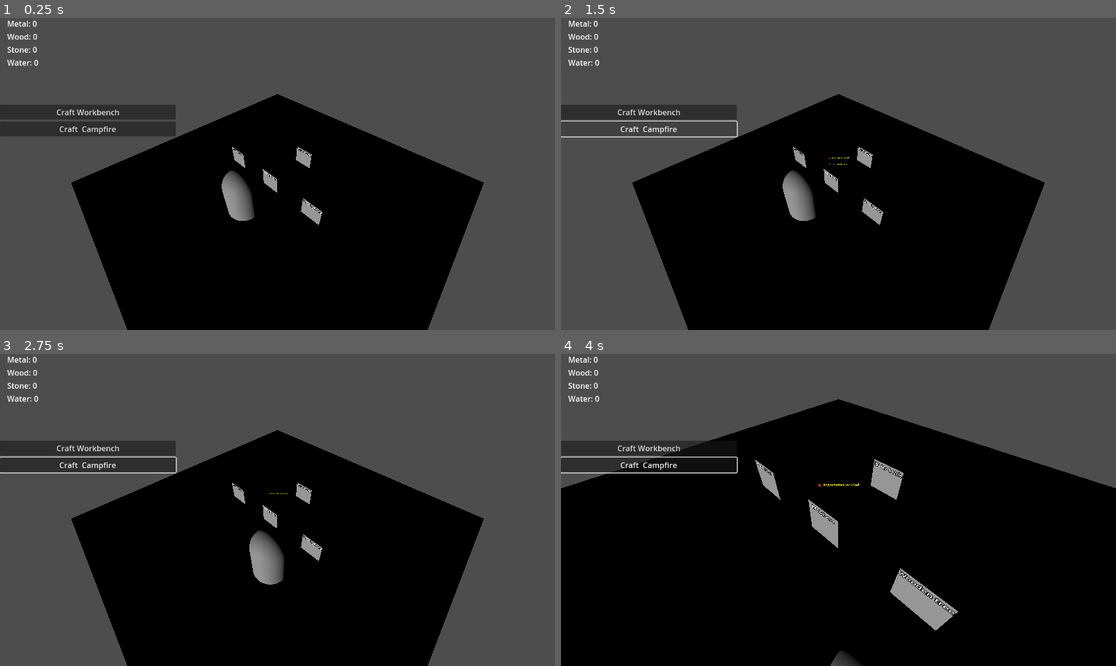
Above: before the commit, frames 1-4 (two rows, left to right).
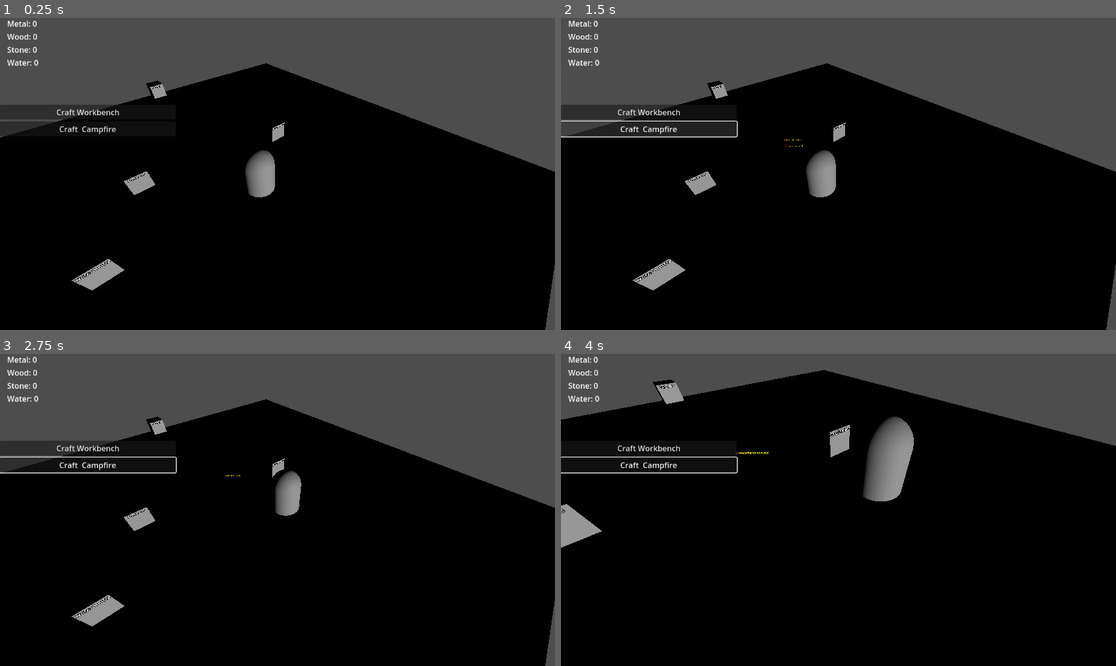
Above: after the commit, the same moments.

Repository: Awvyyy/New-dawn
Game: Godot game, scene res://scenes/main.tscn
The game is run twice, just before and just after one commit, with the same random seed, the same clock (stepped at 60 frames per second) and the same inputs.
Inputs (mouse positions are in pixels of both pictures, inside the frame that each line leads up to):
- Up to frame 1 (0.25 s): no input
- Up to frame 2 (1.5 s): click "Craft Workbench" at 0.5 s; click "Craft Campfire" at 1.25 s
- Up to frame 3 (2.75 s): move the mouse to (399, 494) at 2.02 s; hold D (move_right) from 2.03 s (still down); tap Mouse wheel up (zoom_in) at 2.1 s; click (399, 494) at 2.17 s; tap Mouse wheel down (zoom_out) at 2.3 s
- Up to frame 4 (4 s): release D (move_right) at 2.75 s; drag from (727, 525) to (810, 572) at 2.77 s; tap Enter at 3.5 s; move the mouse to (894, 441) at 3.52 s; hold D (move_right) from 3.53 s (still down); hold Shift from 3.53 s (still down); tap Mouse wheel up (zoom_in) at 3.8 s

The runs differ from the first frame. In frame 1, 32% of the frame differs, in the area x 0-100%, y 14-100%; in frame 2, 32%; in frame 3, 32%; in frame 4, 18%.

Commit message:
работа над стартовым островом игры

Diff:
--- a/scenes/main.tscn
+++ b/scenes/main.tscn
@@ -22,7 +22,7 @@
 script = ExtResource("1_jyhfs")
 
 [node name="Camera3D" type="Camera3D" parent="."]
-transform = Transform3D(0.7071068, -0.5, 0.5, 0, 0.7071068, 0.70710677, -0.7071068, -0.5, 0.5, 10, 15, 10)
+transform = Transform3D(0.7443115, 0.47222897, -0.47222897, 0, 0.70710677, 0.70710677, 0.6678326, -0.5263077, 0.5263077, -7.8578506, 15, 15.672674)
 current = true
 script = ExtResource("2_85g3d")
 
@@ -35,22 +35,22 @@
 transform = Transform3D(1, 0, 0, 0, 1, 0, 0, 0, 1, 0.086391926, 0.5512839, 7.2014704)
 
 [node name="MeshInstance3D" type="MeshInstance3D" parent="Ores"]
-transform = Transform3D(0.6, 0, 0, 0, 0.7, 0, 0, 0, 0.6, 0, -0.39463127, 0)
+transform = Transform3D(1, 0, 0, 0, 1.167, 0, 0, 0, 1, 0, -0.39463127, 0)
 material_override = SubResource("StandardMaterial3D_tbgi4")
 mesh = SubResource("PlaneMesh_0wfyh")
 skeleton = NodePath("../..")
 
 [node name="Metal" parent="Ores" instance=ExtResource("2_0wfyh")]
-transform = Transform3D(2, 0, 0, 0, 2, 0, 0, 0, 2, 0, 0.3, 0)
+transform = Transform3D(2, 0, 0, 0, 2, 0, 0, 0, 2, 0, 0.3, -24.129635)
 
 [node name="Wood" parent="Ores" instance=ExtResource("5_tefeu")]
-transform = Transform3D(2, 0, 0, 0, 2, 0, 0, 0, 2, 5, 0.3, 0)
+transform = Transform3D(2, 0, 0, 0, 2, 0, 0, 0, 2, 6.7781124, 0.38842565, -1.4476094)
 
 [node name="stone" parent="Ores" instance=ExtResource("6_tipki")]
-transform = Transform3D(2, 0, 0, 0, 2, 0, 0, 0, 2, -5, 0.3, 0)
+transform = Transform3D(2, 0, 0, 0, 2, 0, 0, 0, 2, -8.855874, 0.3, -3.8980308)
 
 [node name="water" parent="Ores" instance=ExtResource("7_85g3d")]
-transform = Transform3D(2, 0, 0, 0, 2, 0, 0, 0, 2, 0, 0.3, -5)
+transform = Transform3D(2, 0, 0, 0, 2, 0, 0, 0, 2, -13.4527235, 0.34020406, 3.1410518)
 
 [node name="CanvasLayer" parent="." instance=ExtResource("2_sugp2")]
 
--- a/scripts/CameraStaticZoom.gd
+++ /dev/null
@@ -1,28 +0,0 @@
-extends Camera3D
-
-@export var target_path: NodePath
-@export var zoom_speed: float = 3.0
-@export var min_zoom: float = 0.5
-@export var max_zoom: float = 1.5
-
-var target: Node3D
-var zoom_level: float = 1.0
-
-func _ready():
-	if target_path != NodePath(""):
-		target = get_node(target_path)
-	else:
-		push_warning("⚠ target_path не задан — перетащи сюда World в инспекторе!")
-
-func _process(_delta):
-	if not target:
-		return
-
-	# Зум колёсиком
-	if Input.is_action_just_pressed("zoom_in"):
-		zoom_level = max(zoom_level - 0.1, min_zoom)
-	if Input.is_action_just_pressed("zoom_out"):
-		zoom_level = min(zoom_level + 0.1, max_zoom)
-
-	# Применяем зум: просто масштабируем весь мир
-	target.scale = Vector3.ONE * zoom_level
--- a/scripts/inventoryUI.gd
+++ b/scripts/inventoryUI.gd
@@ -23,7 +23,7 @@
 var selected_item: String
 var max_amount: int = 0
 var drop_target_slot: TextureButton
-var from_slot: TextureButton
+var from_slot_field: TextureButton  # Переименовал поле, чтобы не конфликтовать с параметрами функций
 
 # ===============================
 # READY
@@ -172,7 +172,7 @@
 	var slot = get_slot_under_mouse(get_global_mouse_position())
 	if slot == null:
 		return {}
-	from_slot = slot
+	from_slot_field = slot
 	set_drag_preview(slot.duplicate())
 	return {
 		"item_name": slot.get_meta("item_name"),
@@ -191,8 +191,8 @@
 	max_amount = data["amount"]
 
 	if Input.is_key_pressed(KEY_SHIFT):
-		var move_amount = max(1, int(max_amount / 2))
-		_animate_drop(from_slot, drop_target_slot, move_amount)
+		var move_amount = max(1, int(max_amount / 2.0))
+		_animate_drop(from_slot_field, drop_target_slot, move_amount)
 	else:
 		amount_spinbox.max_value = max_amount
 		amount_spinbox.value = max_amount
@@ -201,17 +201,17 @@
 func _on_amount_confirmed():
 	var move_amount = int(amount_spinbox.value)
 	amount_dialog.hide()
-	_animate_drop(from_slot, drop_target_slot, move_amount)
+	_animate_drop(from_slot_field, drop_target_slot, move_amount)
 
 # ===============================
 # Перемещение предметов
 # ===============================
 func _perform_move(move_amount: int):
-	if from_slot == null or drop_target_slot == null or move_amount <= 0:
-		return
-
-	var from_item_name = from_slot.get_meta("item_name")
-	var from_amount = from_slot.get_meta("amount")
+	if from_slot_field == null or drop_target_slot == null or move_amount <= 0:
+		return
+
+	var from_item_name = from_slot_field.get_meta("item_name")
+	var _from_amount = from_slot_field.get_meta("amount")
 	var to_item_name = drop_target_slot.get_meta("item_name")
 	var to_amount = drop_target_slot.get_meta("amount")
 
@@ -242,27 +242,27 @@
 # ===============================
 # Анимация дропа с цифрой
 # ===============================
-func _animate_drop(from_slot: TextureButton, to_slot: TextureButton, move_amount: int) -> void:
-	if from_slot == null or to_slot == null:
+func _animate_drop(from_slot_param: TextureButton, to_slot_param: TextureButton, move_amount: int) -> void:
+	if from_slot_param == null or to_slot_param == null:
 		return
 
 	var icon_preview = TextureRect.new()
-	icon_preview.texture = from_slot.texture_normal
-	icon_preview.size = from_slot.custom_minimum_size
-	icon_preview.global_position = from_slot.get_global_position()
+	icon_preview.texture = from_slot_param.texture_normal
+	icon_preview.size = from_slot_param.custom_minimum_size
+	icon_preview.global_position = from_slot_param.get_global_position()
 	icon_preview.z_index = 1000
 	add_child(icon_preview)
 
 	var amount_label = Label.new()
 	amount_label.text = str(move_amount)
 	amount_label.add_theme_color_override("font_color", Color(1,1,0))
-	amount_label.global_position = from_slot.get_global_position() + Vector2(0, -10)
+	amount_label.global_position = from_slot_param.get_global_position() + Vector2(0, -10)
 	amount_label.z_index = 1001
 	add_child(amount_label)
 
 	var tween = create_tween()
-	tween.tween_property(icon_preview, "global_position", to_slot.get_global_position(), 0.25).set_trans(Tween.TRANS_CUBIC).set_ease(Tween.EASE_IN_OUT)
-	tween.parallel().tween_property(amount_label, "global_position", to_slot.get_global_position() + Vector2(0, -10), 0.25).set_trans(Tween.TRANS_CUBIC).set_ease(Tween.EASE_IN_OUT)
+	tween.tween_property(icon_preview, "global_position", to_slot_param.get_global_position(), 0.25).set_trans(Tween.TRANS_CUBIC).set_ease(Tween.EASE_IN_OUT)
+	tween.parallel().tween_property(amount_label, "global_position", to_slot_param.get_global_position() + Vector2(0, -10), 0.25).set_trans(Tween.TRANS_CUBIC).set_ease(Tween.EASE_IN_OUT)
 	tween.finished.connect(Callable(self, "_on_drop_animation_finished_with_label").bind(icon_preview, amount_label, move_amount))
 
 func _on_drop_animation_finished_with_label(icon_preview: Node, amount_label: Node, move_amount: int) -> void:
Not shown, removed: scripts/CameraStaticZoom.gd.uid
Binary file changed: ui/icons/default.png
Binary file changed: ui/icons/metal.png
Binary file added: ui/icons/stone.png
Not shown, added: ui/icons/stone.png.import
Binary file added: ui/icons/water.png
Not shown, added: ui/icons/water.png.import
Binary file added: ui/icons/wood.png
Not shown, added: ui/icons/wood.png.import
